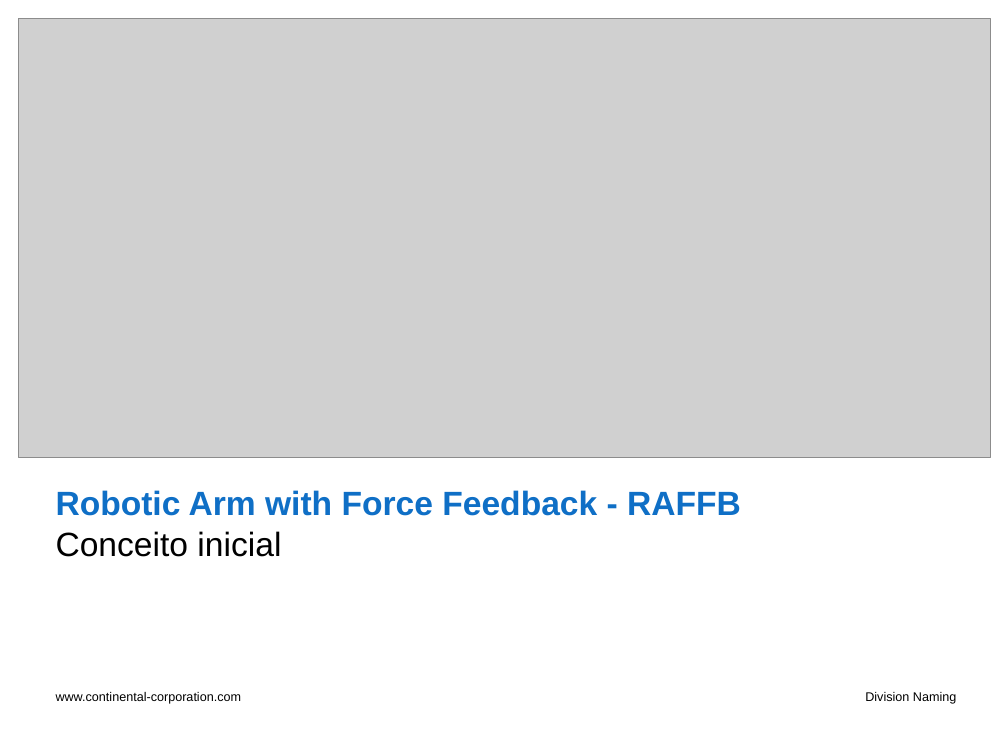
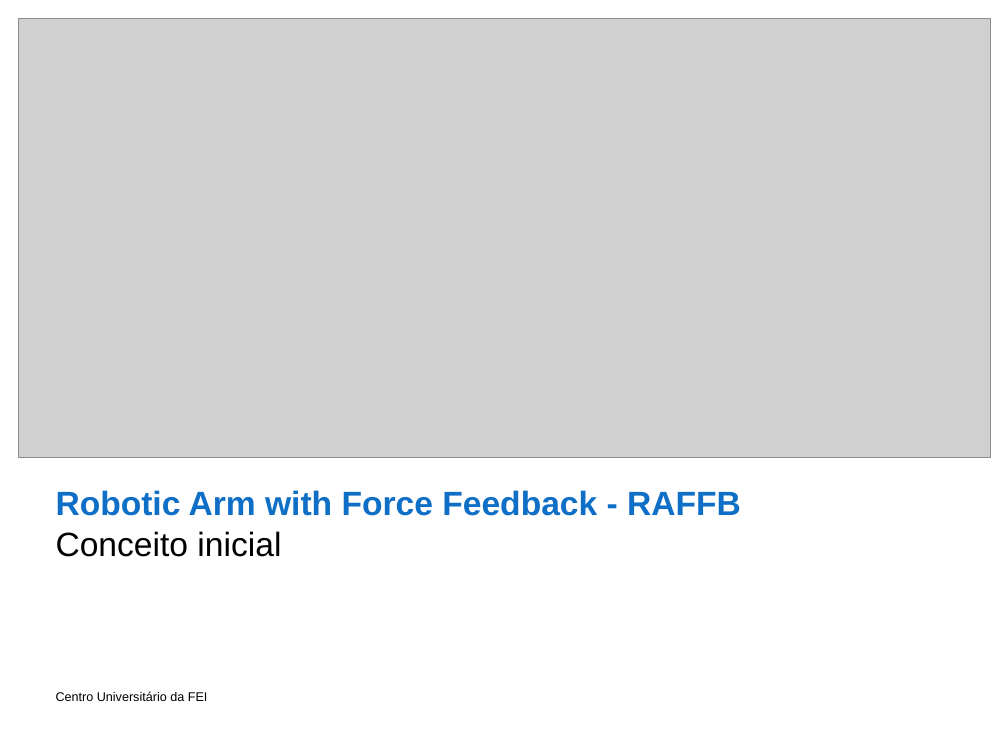
Before and after one commit to EGaiotto/RAFFB-TCC, a slide deck: slide 1 of 02_Apresentações_Documentação/Projeto_Inicial.pptx. Drawn at 1008x756 pixels with LibreOffice and Linux fonts; fonts in the diff are those of the drawing; grey boxes stand for pictures. Boxes give left, top, right and bottom in pixels: in the first picture for what was removed or moved away, otherwise in the second. Text is boxed around its words. In the diff, an @@ line names an element or a change of style, - is before the commit and + after.

```diff
--- a/02_Apresentações_Documentação/Projeto_Inicial.pptx
+++ b/02_Apresentações_Documentação/Projeto_Inicial.pptx
@@ text at (56,691,208,701): text changed @@
-www.continental-corporation.com
+Centro Universitário da FEI
@@ text removed at (865,692,956,704) @@
-Division Naming
```
Also in this commit, not shown: 16 other slides changed, 2 other files.
